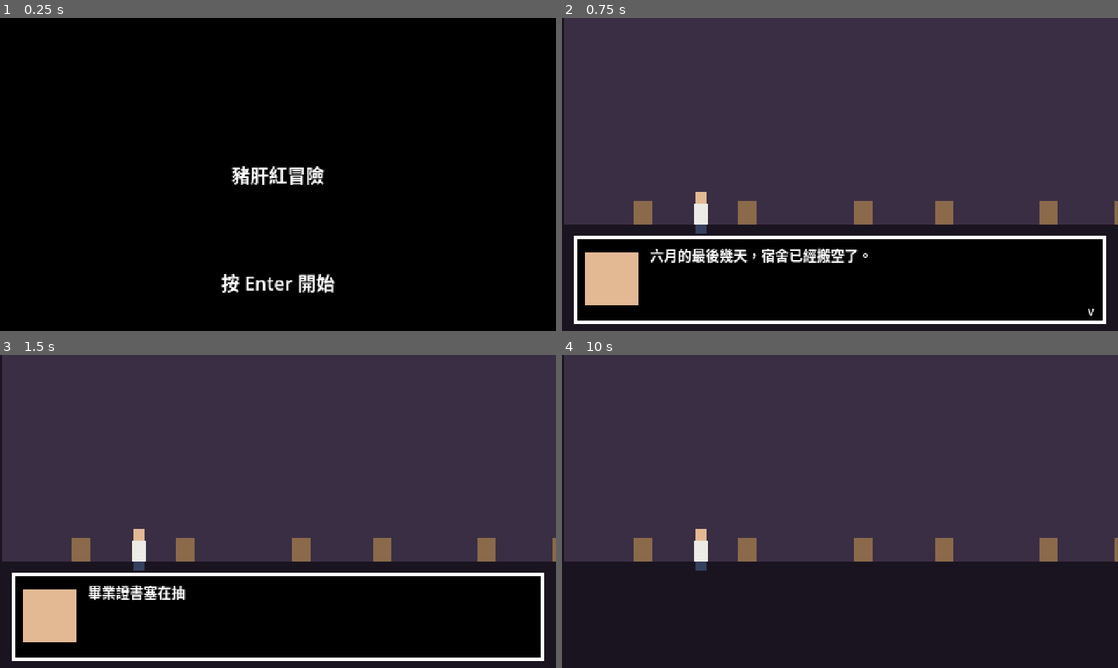
Above: before the commit, frames 1-4 (two rows, left to right).
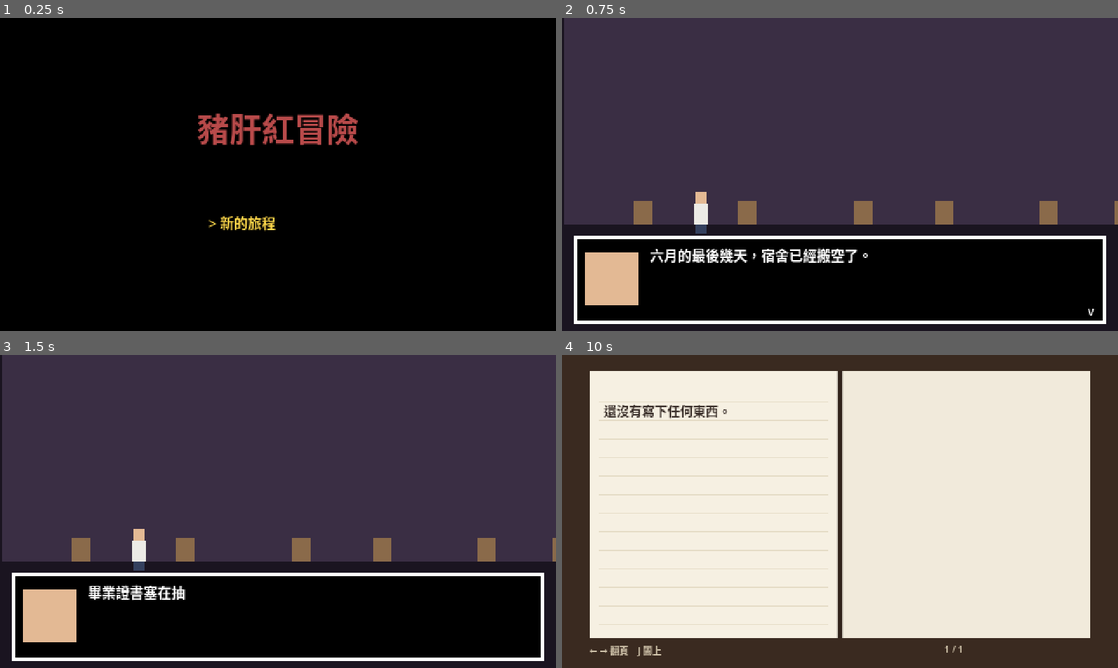
Above: after the commit, the same moments.

Repository: Nacht313/liver-red
Game: Godot game, scene res://scenes/title/title.tscn
Two runs of this game, one before a commit and one after it. Both use one fixed random seed, a clock stepped at 60 frames per second and the inputs below.
Inputs (mouse positions are in pixels of both pictures, inside the frame that each line leads up to):
- Up to frame 1 (0.25 s): no input
- Up to frame 2 (0.75 s): tap Enter at 0.5 s; move the mouse to (962, 158) at 0.52 s; hold Right (move_right) from 0.53 s (still down); hold E (interact) from 0.53 s (still down); click (962, 158) at 0.67 s
- Up to frame 3 (1.5 s): tap J (journal) at 0.8 s; release Right (move_right) at 1.25 s; release E (interact) at 1.25 s; tap Space at 1.25 s; drag from (166, 527) to (250, 574) at 1.27 s
- Up to frame 4 (10 s): move the mouse to (895, 442) at 2.02 s; hold Right (move_right) 2.03-2.75 s; hold P (phone) 2.03-2.75 s; click (895, 442) at 2.17 s; tap E (interact) at 2.3 s; drag from (812, 574) to (673, 464) at 2.77 s; move the mouse to (1006, 558) at 3.52 s; hold Left (move_left) 3.53-4.25 s; hold J (journal) 3.53-4.25 s; click (1006, 558) at 3.67 s; tap P (phone) at 3.8, 8.3 s; tap Escape (cancel) at 4.15 s; drag from (673, 464) to (756, 433) at 4.27 s; tap Enter at 5, 7.25 s; move the mouse to (867, 511) at 5.02 s; hold Down (choice_down) 5.03-5.75 s; hold J (journal) 5.03-5.75 s; tap R at 5.1 s; click (867, 511) at 5.17 s; drag from (756, 433) to (728, 527) at 5.77 s; tap Space at 6.5, 8.75 s; move the mouse to (962, 495) at 6.52 s; hold Up (choice_up) 6.53-7.25 s; hold E (interact) 6.53-7.25 s; tap 9 at 6.6 s; click (962, 495) at 6.67 s; drag from (728, 527) to (812, 574) at 7.27 s; move the mouse to (895, 442) at 8.02 s; hold Down (choice_down) 8.03-8.75 s; hold J (journal) 8.03-8.75 s; click (895, 442) at 8.17 s; drag from (812, 574) to (673, 464) at 8.77 s; move the mouse to (1006, 558) at 9.52 s; hold Up (choice_up) from 9.53 s (still down); hold E (interact) from 9.53 s (still down); click (1006, 558) at 9.67 s; tap J (journal) at 9.8 s

The runs differ from the first frame. In frame 1, 3.4% of the frame differs, in the area x 35-65%, y 30-88%; in frame 2, nothing differs; in frame 3, nothing differs; in frame 4, 100%, in the area x 0-100%, y 0-100%.
Error after the commit: Cannot call method 'set_input_as_handled' on a null value. (res://scenes/title/title.gd:56)

Commit message:
feat(godot): 日記本、存檔讀檔、標題畫面
Co-Authored-By: Claude Opus 5.5 <noreply@anthropic.com>

Diff:
--- /dev/null
+++ b/game/core/journal_entries.gd
@@ -0,0 +1,36 @@
+## 日記本的內容：S.diary 的條目（{day, key, args}）和 S.photos 的照片，依日期分頁。
+class_name JournalEntries
+extends RefCounted
+
+
+static func add(J: Journey, key: String, args := {}) -> void:
+	J.S.diary.append({"day": J.S.day, "key": key, "args": args})
+
+
+## 有內容的日子各一頁：[{day, entries: [...], photos: [...]}]，照日期排
+static func pages(S: JourneyState) -> Array:
+	var by := {}
+	for e in S.diary:
+		var d := int(e.day)
+		if not by.has(d):
+			by[d] = {"day": d, "entries": [], "photos": []}
+		by[d].entries.append(e)
+	for p in S.photos:
+		var d := int(p.day)
+		if not by.has(d):
+			by[d] = {"day": d, "entries": [], "photos": []}
+		by[d].photos.append(p)
+	var days := by.keys()
+	days.sort()
+	return days.map(func(d): return by[d])
+
+
+## 一條日記的文字：參數如果是翻譯代號（例如地點），也一起翻譯
+static func text(e: Dictionary) -> String:
+	var args := {}
+	for k in e.get("args", {}):
+		var v: Variant = e.args[k]
+		if v is String and TranslationServer.translate(v) != v:
+			v = TranslationServer.translate(v)
+		args[k] = v
+	return TranslationServer.translate(e.key).format(args)
--- a/game/core/journey.gd
+++ b/game/core/journey.gd
@@ -251,6 +251,14 @@
 	save("diary", where_key)
 
 
+## 用手機拍照：記下地點和時段（日記本照這個打光重畫），耗電 2%
+func take_photo(spot: String) -> void:
+	S.photos.append({"day": S.day, "spot": spot, "tod": TimeUtil.tod(S.h)})
+	add("battery", -2)
+	toast.emit("toast.photo", {})
+	changed.emit()
+
+
 # ---------- 結局 ----------
 func end(kind: String) -> void:
 	if S.over:
--- a/game/core/rules.gd
+++ b/game/core/rules.gd
@@ -119,6 +119,10 @@
 			J.sleep(e.sleep)
 		elif e.has("unlock"):
 			J.unlock(e.unlock)
+		elif e.has("photo"):
+			J.take_photo(e.photo)
+		elif e.has("journal"):
+			S.diary.append({"day": S.day, "key": e.journal, "args": e.get("args", {})})
 		elif e.has("diary"):
 			J.write_diary(e.diary)
 		elif e.has("fam_msg"):
--- a/game/data/story/opening.json
+++ b/game/data/story/opening.json
@@ -102,6 +102,27 @@
     {
      "who": "me",
      "text": "obj.window.1"
+    }
+   ],
+   "choices": [
+    {
+     "text": "story.photo.c_take",
+     "sub": "story.photo.c_take_sub",
+     "when": {
+      "flag": "funded"
+     },
+     "effects": [
+      {
+       "photo": "window"
+      }
+     ],
+     "goto": "photo.taken"
+    },
+    {
+     "text": "story.common.c_leave",
+     "when": {
+      "flag": "funded"
+     }
     }
    ]
   },
@@ -338,6 +359,21 @@
      "who": "me",
      "text": "obj.table.1"
     }
+   ],
+   "choices": [
+    {
+     "text": "story.photo.c_take",
+     "sub": "story.photo.c_take_sub",
+     "effects": [
+      {
+       "photo": "table"
+      }
+     ],
+     "goto": "photo.taken"
+    },
+    {
+     "text": "story.common.c_leave"
+    }
    ]
   },
   "dinner": {
@@ -378,6 +414,9 @@
      "add": {
       "faith": 5
      }
+    },
+    {
+     "journal": "diary.decided"
     }
    ],
    "lines": [
@@ -398,6 +437,9 @@
      "add": {
       "faith": -3
      }
+    },
+    {
+     "journal": "diary.decided"
     }
    ],
    "lines": [
@@ -512,6 +554,11 @@
     {
      "text": "story.bed.c_sleep",
      "effects": [
+      {
+       "set": {
+        "resume": "bed"
+       }
+      },
       {
        "diary": "home.place.bedroom"
       },
@@ -976,6 +1023,14 @@
      "text": "story.cs.read_lose"
     }
    ]
+  },
+  "photo.taken": {
+   "lines": [
+    {
+     "who": "narr",
+     "text": "story.photo.taken"
+    }
+   ]
   }
  }
 }
--- a/game/i18n/strings.csv
+++ b/game/i18n/strings.csv
@@ -281,6 +281,22 @@
 ui.bag.weight,總重 {kg} kg（{word}）・手提 {cabin} kg
 ui.bag.bad_center,重的東西放在上層或下層，重心不穩
 ui.bag.hint,用滑鼠拖曳擺放，拖的時候按 R 旋轉，拖回床上就是不帶。Esc 關閉。
+diary.decided,晚飯的時候，終於說出口了。
+story.photo.c_take,用手機拍一張
+story.photo.c_take_sub,耗電 2%
+story.photo.taken,＊ 喀嚓。照片存進了相簿。
+toast.photo,拍好了
+photo.window.name,窗外的夜景
+photo.table.name,家裡的飯桌
+ui.journal.title,日記本
+ui.journal.empty,還沒有寫下任何東西。
+ui.journal.day,{date}
+ui.journal.hint,← → 翻頁　J 闔上
+ui.journal.no_photo,這天沒有照片。
+ui.title.new,新的旅程
+ui.title.load,讀取日記：{date} {where}
+ui.title.clear,清除所有存檔和旅行知識
+ui.title.know,你記得 {n} 條旅行知識。
 # BEGIN generated: npm run export:godot
 know.k_tdac,泰國：中泰互免簽證，每次停留 30 天，180 天內累計不超過 90 天。入境前要在網上填 TDAC 數位入境卡，最早抵達前 3 天才能填，免費。
 know.k_funds,"泰國移民局可能抽查入境資金：免簽旅客每人 10,000 泰銖（或等值外幣、可證明的付款文件）。2026 年 7 月觀光局再次提醒。"
--- a/game/scenes/home/home.gd
+++ b/game/scenes/home/home.gd
@@ -16,6 +16,7 @@
 var cards: Cards
 var phone: Phone
 var backpack: Backpack
+var journal: Journal
 
 
 func _ready() -> void:
@@ -72,10 +73,15 @@
 	backpack = Backpack.new()
 	add_child(backpack)
 	backpack.setup(Game.J, Game.ui)
+	journal = Journal.new()
+	add_child(journal)
+	journal.setup(Game.J, Game.ui)
 	cards = Cards.new()
 	add_child(cards)
 	cards.closed.connect(_on_card_closed)
 	Game.J.ended.connect(func(kind): _show_end(kind))
+	if Game.J.S.resume == "bed":
+		player.position.x = _object_x("bed")
 	if not Game.J.S.flags.has("intro_seen"):
 		Game.story.start.call_deferred("intro")
 
@@ -127,6 +133,10 @@
 
 
 func _unhandled_input(event: InputEvent) -> void:
+	if event.is_action_pressed("journal") and Game.can_move() and not cards.is_open():
+		get_viewport().set_input_as_handled()
+		journal.open()
+		return
 	if event.is_action_pressed("phone") and Game.can_move() and not cards.is_open() and Game.J.S.flags.has("funded"):
 		get_viewport().set_input_as_handled()
 		phone.open()
@@ -139,3 +149,10 @@
 ## 和某個東西互動：開始它的劇情節點
 func interact(o: Dictionary) -> void:
 	Game.story.start(o.node)
+
+
+func _object_x(id: String) -> float:
+	for o in objects:
+		if o.id == id:
+			return float(o.x)
+	return float(data.start_x)
--- a/game/scenes/title/title.gd
+++ b/game/scenes/title/title.gd
@@ -1,12 +1,71 @@
-## 標題畫面（Task 11 再補選單）。按 Enter 開始新的旅程。
+## 標題畫面（Undertale 式：黑底、標題、少少幾個選項）：新的旅程、讀取日記、清除存檔。
+## 下方顯示跨輪記得幾條旅行知識。
 extends Control
+
+var _opts: Array = []  # [{text, id}]
+var _sel := 0
+var _menu: VBoxContainer
+@onready var _sub: Label = $Press
 
 
 func _ready() -> void:
 	get_window().title = tr("ui.app.name")
+	_menu = VBoxContainer.new()
+	_menu.position = Vector2(180, 168)
+	_menu.size = Vector2(120, 60)
+	add_child(_menu)
+	_build()
+
+
+func _build() -> void:
+	_opts = [{"text": tr("ui.title.new"), "id": "new"}]
+	var d: Variant = Game.J.slot("diary")
+	if d is Dictionary:
+		_opts.append({"text": tr("ui.title.load").format({"date": TimeUtil.date_str(int(d.label.day), true), "where": tr(d.label.where)}), "id": "load"})
+	if d is Dictionary or not Game.J.meta.know.is_empty():
+		_opts.append({"text": tr("ui.title.clear"), "id": "clear"})
+	var n: int = Game.J.meta.know.size()
+	_sub.text = tr("ui.title.know").format({"n": n}) if n > 0 else ""
+	_sel = clampi(_sel, 0, _opts.size() - 1)
+	_render()
+
+
+func _render() -> void:
+	for c in _menu.get_children():
+		c.queue_free()
+	for i in _opts.size():
+		var l := Label.new()
+		l.auto_translate_mode = Node.AUTO_TRANSLATE_MODE_DISABLED
+		l.text = ("> " if i == _sel else "  ") + _opts[i].text
+		l.add_theme_font_size_override("font_size", 12)
+		l.add_theme_color_override("font_color", Color("ffd84a") if i == _sel else Color.WHITE)
+		_menu.add_child(l)
 
 
 func _unhandled_input(event: InputEvent) -> void:
-	if event.is_action_pressed("interact"):
-		Game.new_game()
-		get_tree().change_scene_to_file("res://scenes/home/home.tscn")
+	if event.is_action_pressed("choice_down") or event.is_action_pressed("move_right"):
+		_sel = mini(_sel + 1, _opts.size() - 1)
+		_render()
+	elif event.is_action_pressed("choice_up") or event.is_action_pressed("move_left"):
+		_sel = maxi(_sel - 1, 0)
+		_render()
+	elif event.is_action_pressed("interact"):
+		_pick(_opts[_sel].id)
+	else:
+		return
+	get_viewport().set_input_as_handled()
+
+
+func _pick(id: String) -> void:
+	match id:
+		"new":
+			Game.new_game()
+			get_tree().change_scene_to_file("res://scenes/home/home.tscn")
+		"load":
+			if Game.J.load("diary"):
+				Game.ui.clear()
+				get_tree().change_scene_to_file("res://scenes/home/home.tscn")
+		"clear":
+			Game.J.clear_all()
+			_sel = 0
+			_build()
--- a/game/scenes/title/title.tscn
+++ b/game/scenes/title/title.tscn
@@ -24,9 +24,11 @@
 anchor_right = 0.5
 anchor_bottom = 0.5
 offset_left = -120.0
-offset_top = -20.0
+offset_top = -60.0
 offset_right = 120.0
-offset_bottom = 20.0
+offset_bottom = -20.0
+theme_override_font_sizes/font_size = 28
+theme_override_colors/font_color = Color(0.72, 0.29, 0.29, 1)
 text = "ui.app.name"
 horizontal_alignment = 1
 vertical_alignment = 1
@@ -42,5 +44,5 @@
 offset_top = -50.0
 offset_right = 100.0
 offset_bottom = -30.0
-text = "ui.title.press"
+text = ""
 horizontal_alignment = 1
--- /dev/null
+++ b/game/scenes/ui/journal/journal.gd
@@ -0,0 +1,157 @@
+## 日記本（按 J 掏出來，全螢幕）：左頁是那天寫下的事，右頁是那天拍的照片。← → 翻頁，J 或 Esc 闔上。
+## 照片不存截圖：照記下的地點和時段重新畫（存檔小，換語言也不受影響）。
+class_name Journal
+extends CanvasLayer
+
+signal closed
+
+const PHOTO_COLORS := {"window": ["1a1e3a", "ffd98a"], "table": ["4a3428", "c86a3a"]}
+const TOD_TINT := {"night": Color(0.55, 0.6, 0.9), "dawn": Color(1.0, 0.85, 0.85), "day": Color(1, 1, 1), "dusk": Color(1.0, 0.8, 0.65)}
+
+var J: Journey
+var ui: UiLock
+var _root: Control
+var _pages: Array = []
+var _i := 0
+
+
+func _init() -> void:
+	layer = 19
+	visible = false
+	_root = Control.new()
+	_root.size = Vector2(480, 270)
+	add_child(_root)
+
+
+func setup(p_journey: Journey, p_ui: UiLock) -> void:
+	J = p_journey
+	ui = p_ui
+
+
+func open() -> bool:
+	if not ui.request("journal"):
+		return false
+	_pages = JournalEntries.pages(J.S)
+	_i = maxi(0, _pages.size() - 1)
+	visible = true
+	_render()
+	return true
+
+
+func close() -> void:
+	visible = false
+	ui.release("journal")
+	closed.emit()
+
+
+func flip(d: int) -> void:
+	if _pages.is_empty():
+		return
+	_i = clampi(_i + d, 0, _pages.size() - 1)
+	_render()
+
+
+func page_index() -> int:
+	return _i
+
+
+func _add(n: Control) -> Control:
+	_root.add_child(n)
+	return n
+
+
+func _rect(r: Rect2, c: Color) -> ColorRect:
+	var x := ColorRect.new()
+	x.position = r.position
+	x.size = r.size
+	x.color = c
+	return _add(x)
+
+
+func _label(text: String, r: Rect2, size: int, color: Color) -> Label:
+	var l := Label.new()
+	l.auto_translate_mode = Node.AUTO_TRANSLATE_MODE_DISABLED
+	l.text = text
+	l.position = r.position
+	l.size = r.size
+	l.autowrap_mode = TextServer.AUTOWRAP_WORD_SMART
+	l.add_theme_font_size_override("font_size", size)
+	l.add_theme_color_override("font_color", color)
+	return _add(l)
+
+
+func _render() -> void:
+	for c in _root.get_children():
+		c.queue_free()
+	_rect(Rect2(0, 0, 480, 270), Color("3a2a20"))
+	var left := Rect2(24, 14, 214, 230)
+	var right := Rect2(242, 14, 214, 230)
+	_rect(left, Color("f6f0e2"))
+	_rect(right, Color("f1eadb"))
+	_rect(Rect2(237, 14, 6, 230), Color(0, 0, 0, 0.15))
+	for y in range(40, 240, 16):
+		_rect(Rect2(32, y, 198, 1), Color("e5dcc6"))
+	var ink := Color("3a2f2a")
+	if _pages.is_empty():
+		_label(tr("ui.journal.empty"), Rect2(36, 40, 190, 60), 11, ink)
+	else:
+		var p: Dictionary = _pages[_i]
+		_label(tr("ui.journal.day").format({"date": TimeUtil.date_str(int(p.day))}), Rect2(36, 20, 190, 14), 9, Color("8a7a68"))
+		var text := PackedStringArray()
+		for e in p.entries:
+			text.append(JournalEntries.text(e))
+		_label("\n".join(text), Rect2(36, 38, 192, 200), 11, ink)
+		if p.photos.is_empty():
+			_label(tr("ui.journal.no_photo"), Rect2(256, 110, 190, 20), 10, Color("8a7a68"))
+		var py := 26.0
+		var tilt := -3.0
+		for ph in p.photos.slice(0, 2):
+			_photo(ph, Vector2(262, py), tilt)
+			py += 104
+			tilt = -tilt
+	_label("%d / %d" % [_i + 1, maxi(1, _pages.size())], Rect2(330, 248, 60, 12), 8, Color(0.85, 0.8, 0.7))
+	_label(tr("ui.journal.hint"), Rect2(24, 248, 214, 12), 8, Color(0.85, 0.8, 0.7))
+
+
+## 拍立得：白框＋照地點和時段打光的小畫面＋地點名
+func _photo(ph: Dictionary, pos: Vector2, tilt: float) -> void:
+	var frame := ColorRect.new()
+	frame.color = Color.WHITE
+	frame.size = Vector2(170, 96)
+	frame.position = pos
+	frame.rotation_degrees = tilt
+	_add(frame)
+	var cols: Array = PHOTO_COLORS.get(ph.spot, ["555555", "999999"])
+	var tint: Color = TOD_TINT.get(ph.tod, Color.WHITE)
+	var pic := ColorRect.new()
+	pic.color = Color(cols[0]) * tint
+	pic.size = Vector2(160, 72)
+	pic.position = Vector2(5, 5)
+	frame.add_child(pic)
+	for k in 6:
+		var dot := ColorRect.new()
+		dot.color = Color(cols[1]) * tint
+		dot.size = Vector2(4, 4)
+		dot.position = Vector2(14 + k * 24, 30 + (k * 17) % 30)
+		pic.add_child(dot)
+	var l := Label.new()
+	l.auto_translate_mode = Node.AUTO_TRANSLATE_MODE_DISABLED
+	l.text = tr("photo.%s.name" % ph.spot)
+	l.position = Vector2(6, 78)
+	l.add_theme_font_size_override("font_size", 8)
+	l.add_theme_color_override("font_color", Color("2a2430"))
+	frame.add_child(l)
+
+
+func _unhandled_input(event: InputEvent) -> void:
+	if not visible:
+		return
+	if event.is_action_pressed("move_left") or event.is_action_pressed("choice_up"):
+		flip(-1)
+	elif event.is_action_pressed("move_right") or event.is_action_pressed("choice_down"):
+		flip(1)
+	elif event.is_action_pressed("journal") or event.is_action_pressed("cancel"):
+		close()
+	else:
+		return
+	get_viewport().set_input_as_handled()
--- /dev/null
+++ b/game/tests/test_journal.gd
@@ -0,0 +1,86 @@
+## 日記本：事件發生時自動寫一條、拍照、依日期翻頁。
+extends TestCase
+
+
+func _J(r := 0.0) -> Journey:
+	var J := Journey.new(DataDB.load_all(), SaveStore.new("user://test_saves/journal/"), func() -> float: return r)
+	J.new_game()
+	return J
+
+
+func _play(R: StoryRunner, node: String, picks: Array) -> void:
+	R.start(node)
+	var guard := 0
+	while R.is_busy() and guard < 100:
+		guard += 1
+		match R.waiting:
+			"line", "check_done": R.advance()
+			"check": R.roll_check()
+			"choice":
+				var keys := R.current_choice_keys()
+				var want: String = picks.pop_front()
+				for i in keys.size():
+					if keys[i].contains(want):
+						R.choose(i)
+						break
+
+
+func test_entries_on_events() -> void:
+	var J := _J()
+	var R := StoryRunner.new(J, StoryRunner.load_nodes("res://data/story/opening.json"), OpeningActions.table())
+	_play(R, "dinner", ["truth", "50k"])
+	var keys: Array = J.S.diary.map(func(e): return e.key)
+	ok(keys.has("diary.decided"), "決定出國寫一條：%s" % str(keys))
+	ok(keys.has("diary.funds"), "旅費寫一條")
+	J.S.day = 1
+	J.until(18)
+	OpeningActions.friend_dinner(J, true)
+	ok(J.S.diary.any(func(e): return e.key == "diary.friend_good"), "朋友吃飯寫一條")
+	SaveStore.remove_dir("user://test_saves/journal/")
+
+
+func test_take_photo() -> void:
+	var J := _J()
+	var b := J.S.battery
+	Rules.apply([{"photo": "window"}], J)
+	eq(J.S.photos.size(), 1, "拍了一張")
+	eq(J.S.photos[0].spot, "window", "窗外")
+	eq(J.S.photos[0].tod, TimeUtil.tod(J.S.h), "記下時段，日記本照這個打光")
+	eq(J.S.battery, b - 2, "拍照耗電 2%")
+	SaveStore.remove_dir("user://test_saves/journal/")
+
+
+func test_pages_by_day() -> void:
+	var J := _J()
+	J.S.diary = [{"day": 0, "key": "diary.funds", "args": {"amount": 1}}, {"day": 2, "key": "diary.departed", "args": {}}]
+	J.S.photos = [{"day": 2, "spot": "window", "tod": "night"}]
+	var pages := JournalEntries.pages(J.S)
+	eq(pages.size(), 2, "有內容的日子才有一頁")
+	eq(pages[1].day, 2, "照日期排")
+	eq(pages[1].photos.size(), 1, "照片放在當天那頁")
+	SaveStore.remove_dir("user://test_saves/journal/")
+
+
+func test_journal_ui_one_at_a_time() -> void:
+	var J := _J()
+	J.S.diary = [{"day": 0, "key": "diary.funds", "args": {"amount": 1}}]
+	var ui := UiLock.new()
+	var jr := Journal.new()
+	(Engine.get_main_loop() as SceneTree).root.add_child(jr)
+	jr.setup(J, ui)
+	ui.request("phone")
+	ok(not jr.open(), "手機開著不能開日記本")
+	ui.release("phone")
+	ok(jr.open(), "可以開")
+	eq(ui.open, "journal", "日記本佔住介面")
+	jr.close()
+	eq(ui.open, "", "闔上放開")
+	jr.queue_free()
+	SaveStore.remove_dir("user://test_saves/journal/")
+
+
+func test_entry_text_translates_key_args() -> void:
+	TranslationServer.set_locale("zh_TW")
+	var s := JournalEntries.text({"day": 0, "key": "diary.wrote", "args": {"where": "home.place.bedroom"}})
+	ok(s.contains(TranslationServer.translate("home.place.bedroom")), "地點代號要翻譯：" + s)
+	ok(not s.contains("home.place"), "不能露出代號：" + s)
--- /dev/null
+++ b/game/tests/test_save_load.gd
@@ -0,0 +1,43 @@
+## 存檔讀檔：睡前寫日記 → 讀檔回到床邊，旅行知識保留。
+extends TestCase
+
+
+func test_diary_save_resume() -> void:
+	var store := SaveStore.new("user://test_saves/sl/")
+	var J := Journey.new(DataDB.load_all(), store, func() -> float: return 0.0)
+	J.new_game()
+	OpeningActions.start_funds(J, 50000)
+	var R := StoryRunner.new(J, StoryRunner.load_nodes("res://data/story/opening.json"), OpeningActions.table())
+	R.start("bed.night")
+	R.advance()
+	R.advance()
+	R.choose(0)
+	eq(J.S.resume, "bed", "存檔標記回到床邊")
+	var day := J.S.day
+	J.S.card = 1
+	J.learn("k_taxi")
+	J.S.resume = "somewhere"
+	var ui := UiLock.new()
+	ui.request("phone")
+	ok(J.load("diary"), "讀檔")
+	ui.clear()
+	eq(J.S.card, 50000, "錢回到存檔時")
+	eq(J.S.resume, "bed", "回到床邊")
+	ok(J.S.know.has("k_taxi"), "知識保留")
+	eq(ui.open, "", "介面全部關掉")
+	ok(J.S.day <= day, "時間回到存檔時")
+	SaveStore.remove_dir("user://test_saves/sl/")
+
+
+func test_clear_all() -> void:
+	var store := SaveStore.new("user://test_saves/sl2/")
+	var J := Journey.new(DataDB.load_all(), store)
+	J.new_game()
+	J.learn("k_lcc")
+	J.save("diary", "home.place.bedroom")
+	J.clear_all()
+	eq(J.slot("diary"), null, "日記清掉")
+	eq(J.meta.know.size(), 0, "知識清掉")
+	var J2 := Journey.new(DataDB.load_all(), store)
+	eq(J2.meta.know.size(), 0, "重開也是空的")
+	SaveStore.remove_dir("user://test_saves/sl2/")
--- a/game/tests/tools/autoplay.gd
+++ b/game/tests/tools/autoplay.gd
@@ -1,6 +1,6 @@
 ## 開發用自動操作：照指令按鍵、移動主角，搭配 --write-movie 錄下畫面。
 ## godot --path game --script res://tests/tools/autoplay.gd --write-movie <絕對路徑>.png --fixed-fps 10 -- "<指令>"
-## 指令用空白分開：i 確認鍵、c 取消鍵、p 手機鍵、u／d 選項上／下、x1200 主角移到 x=1200、w5 等 5 幀、
+## 指令用空白分開：i 確認鍵、c 取消鍵、p 手機鍵、j 日記本、u／d 選項上／下、x1200 主角移到 x=1200、w5 等 5 幀、
 ## i*6 重複 6 次、h18 時間快轉到 18 點、mark 在輸出印出目前幀數（方便找截圖）、quit 結束。
 extends SceneTree
 
@@ -50,6 +50,7 @@
 		"i": _press("interact")
 		"c": _press("cancel")
 		"p": _press("phone")
+		"j": _press("journal")
 		"u": _press("choice_up")
 		"d": _press("choice_down")
 		"x": current_scene.get_node("Player").position.x = float(c.substr(1))
Not shown, added: game/core/journal_entries.gd.uid
Not shown, added: game/scenes/ui/journal/journal.gd.uid
Not shown, added: game/tests/test_journal.gd.uid
Not shown, added: game/tests/test_save_load.gd.uid
